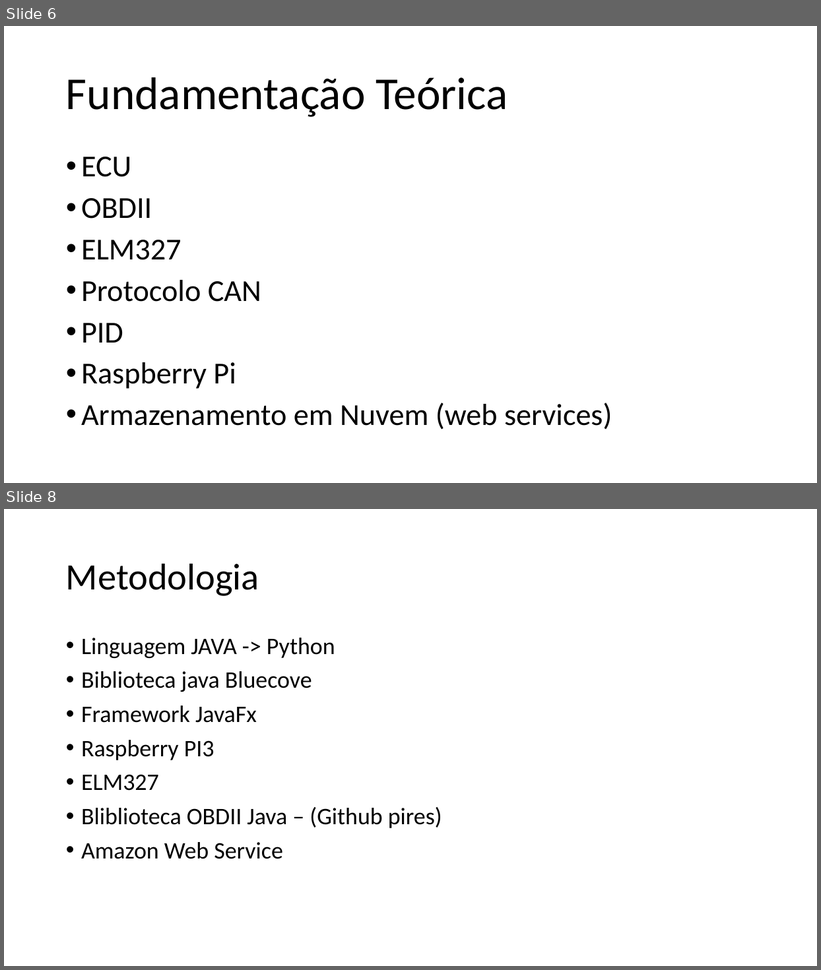
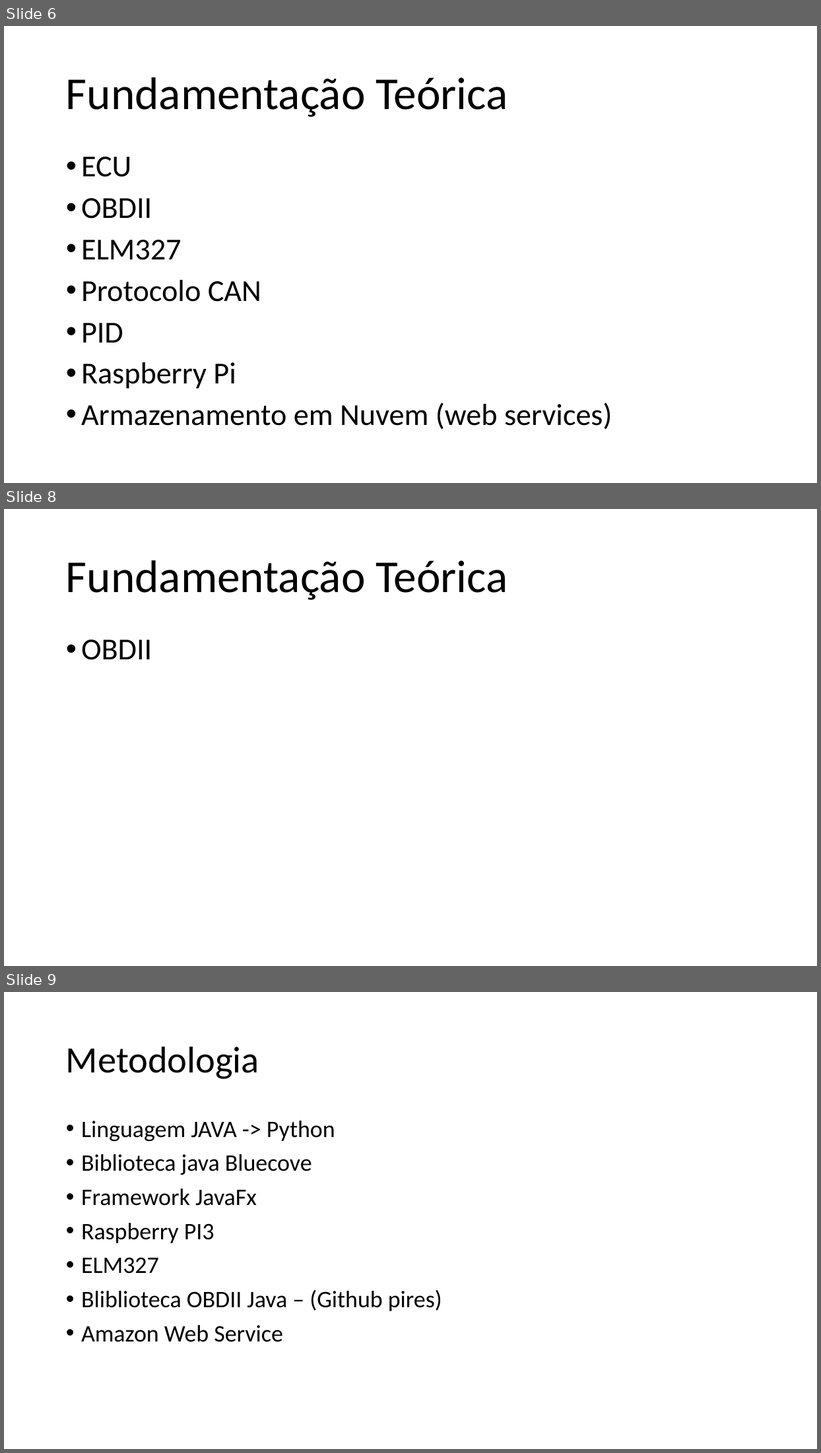
Before and after one commit to ruanlas/TADS2015, a slide deck: TCC-documentos/Apresentacao/TCC_v2.pptx. Shown one above the other, each under a label of ours: slides 6 and 8 before the commit, slides 6, 8 and 9 after it; the slides between them are not shown. The pictures are 821x970 and 821x1453 pixels, drawn with LibreOffice and Linux fonts; fonts in the diff are those of the drawing. Boxes give left, top, right and bottom in pixels: in the first picture for what was removed or moved away, otherwise in the second. Text is boxed around its words. In the diff, an @@ line names an element or a change of style, - is before the commit and + after.

```diff
--- a/TCC-documentos/Apresentacao/TCC_v2.pptx
+++ b/TCC-documentos/Apresentacao/TCC_v2.pptx
@@ slide 8 added at bbox=[4, 509, 817, 966], background #FFFFFF @@
@@ title added at bbox=[66, 560, 508, 600], 54 pt, text #000000 @@
+Fundamentação Teórica
@@ text added at bbox=[81, 640, 152, 660], 36 pt, text #000000 @@
+• OBDII
@@ what was slide 8 is now slide 9 @@
```
Also in this commit, not shown: 1 slide changed.
